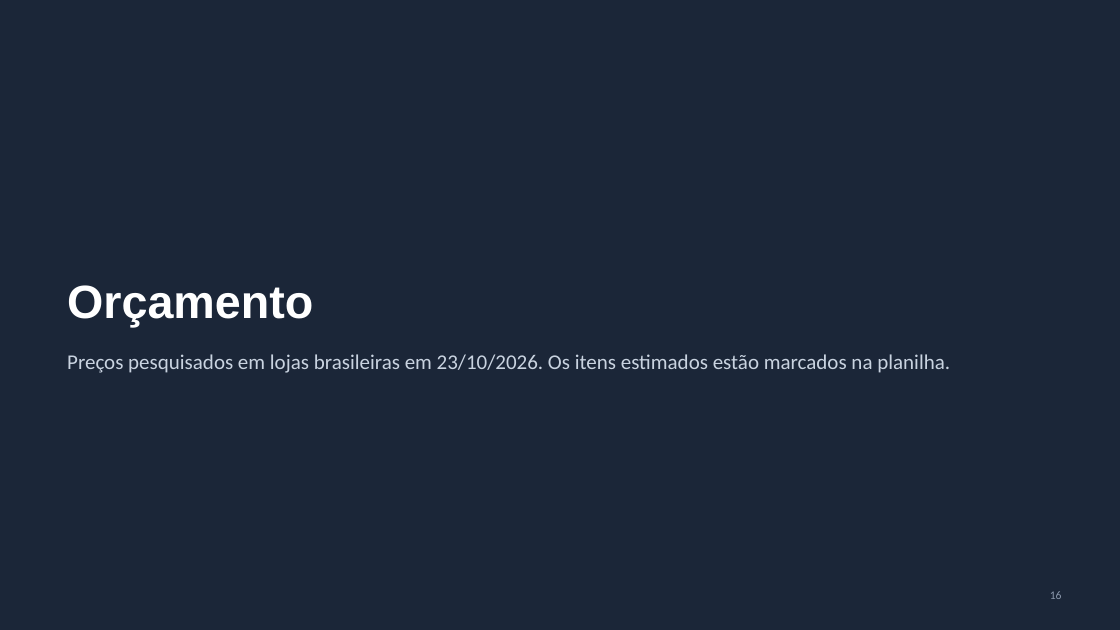
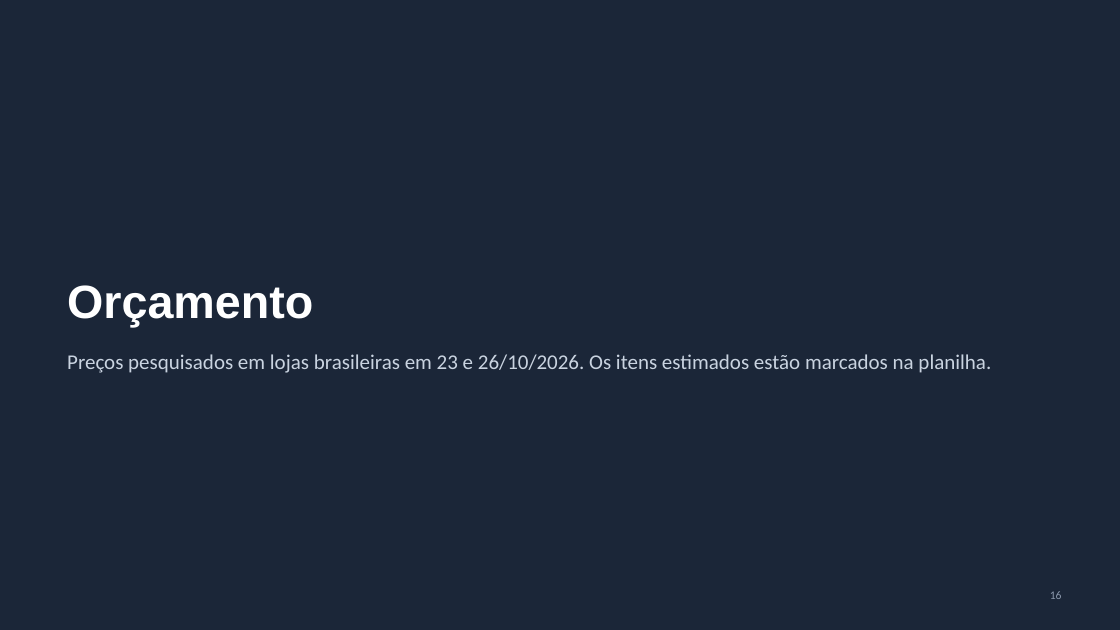
Before and after one commit to jivo88/picking_to_light, a slide deck: slide 16 of projeto/entregaveis/Apresentacao_PTL.pptx. Drawn at 1120x630 pixels with LibreOffice and Linux fonts; fonts in the diff are those of the drawing. Boxes give left, top, right and bottom in pixels: in the first picture for what was removed or moved away, otherwise in the second. Text is boxed around its words. In the diff, an @@ line names an element or a change of style, - is before the commit and + after.

```diff
--- a/projeto/entregaveis/Apresentacao_PTL.pptx
+++ b/projeto/entregaveis/Apresentacao_PTL.pptx
@@ text at <box>67,354,991,373</box>: text changed @@
-Preços pesquisados em lojas brasileiras em 23/10/2026. Os itens estimados estão marcados na planilha.
+Preços pesquisados em lojas brasileiras em 23 e 26/10/2026. Os itens estimados estão marcados na planilha.
```
Also in this commit, not shown: 5 other slides changed, 7 other files.
